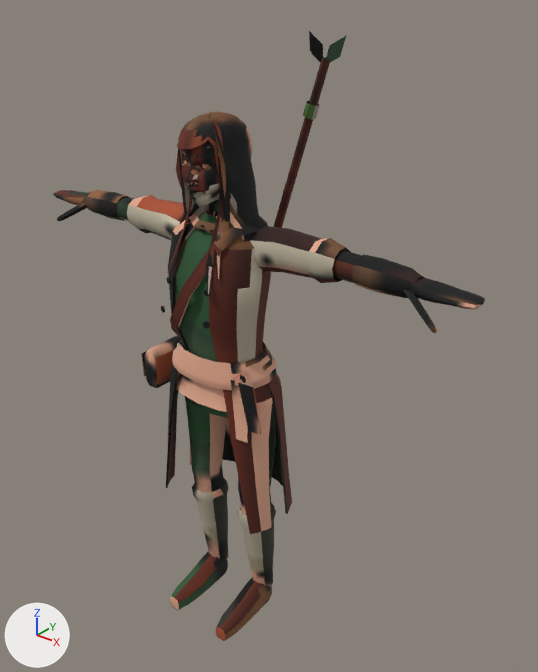
One commit to the glTF model assets/verse/characters/original/alice/alice.lod2.gltf: the scene before it, then after it.
Before and after are seen from a camera (50 mm lens) standing at (1.456, -1.569, 2.133) and looking at (0.09, 0.139, 1.075). Every picture has the same lights, and +X, +Y and +Z are marked at lower left. The picture after the commit comes second. Vertices at exactly the same position are counted once.

Before the edit, the objects in view are built like this:
```python
me_alice = bpy.data.meshes.new('Alice')
me_alice.from_pydata(...)  # 3973 vertices, 6897 faces; spans x -0.82..0.82, y -0.17..0.22, z 0.0..2.0
me_alice.materials.append(mat_alice)  # picture img_alice_basecolor
ob_alice = bpy.data.objects.new('Alice', me_alice)
ob_alice.location = (0.0, 0.0, 0.0)
```
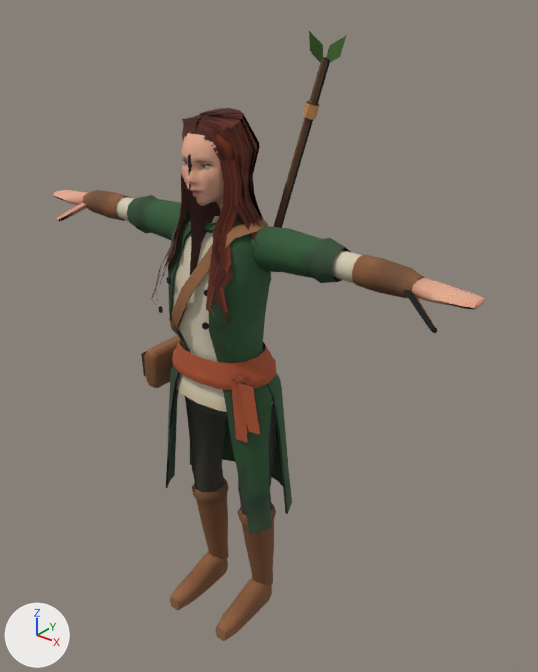
Boxes [x1, y1, x2, y2] around the edits, measured in the pictures (538 x 672 px; the box of a moved part takes in the faces that stretch with it):
```json
{"part": 1, "of": "me_alice", "change": "added", "after": [182, 118, 199, 208], "on screen": "mostly hidden"}
{"part": 2, "of": "me_alice", "change": "added", "after": [160, 121, 199, 283]}
{"part": 3, "of": "me_alice", "change": "moved or reshaped", "before": [161, 112, 259, 361], "after": [151, 108, 276, 363]}
{"part": 4, "of": "me_alice", "change": "surface changed", "before": [53, 31, 485, 641], "after": [53, 31, 485, 641]}
```

Edits to the scene script, one JSON object a line:
```json
{"op": "add", "block": "mat_alice_hair", "code": ["mat_alice_hair = bpy.data.materials.new('alice_hair')", "# uses the picture img_alice_basecolor"]}
{"block": "me_alice", "where": "# used by ob_alice; location = (0.0, 0.0, 0.0)"}
{"op": "remove", "block": "me_alice", "code": "me_alice.from_pydata(...)  # 3973 vertices, 6897 faces; spans x -0.82..0.82, y -0.17..0.22, z 0.0..2.0"}
{"op": "add", "block": "me_alice", "code": "me_alice.from_pydata(...)  # 3909 vertices, 6262 faces; spans x -0.82..0.82, y -0.18..0.22, z 0.0..2.0"}
{"block": "me_alice", "change": "me_alice part 1: a new loose piece of 22 vertices spanning x -0.19..0.0, y -0.07..0.08, z 1.31..1.78, in mat_alice_hair"}
{"block": "me_alice", "change": "me_alice part 2: a new loose piece of 22 vertices spanning x -0.16..0.0, y -0.15..0.01, z 1.22..1.77, in mat_alice_hair"}
{"block": "me_alice", "change": "me_alice part 3: 128 vertices moved within x -0.1..0.1, y -0.13..0.14, z 1.19..1.79; 1043 vertices removed from x -0.17..0.17, y -0.15..0.14, z 1.18..1.79; 935 vertices added at x -0.18..0.19, y -0.18..0.16, z 1.18..1.79"}
{"block": "me_alice", "change": "me_alice part 4: 3952 kept faces spanning x -0.82..0.82, y -0.17..0.22, z 0.0..2.0 get new texture (UV) coordinates"}
{"block": "me_alice", "change": "other edits to the shape of me_alice do not show in these pictures"}
{"op": "add", "block": "me_alice", "code": "me_alice.materials.append(mat_alice_hair)"}
```
